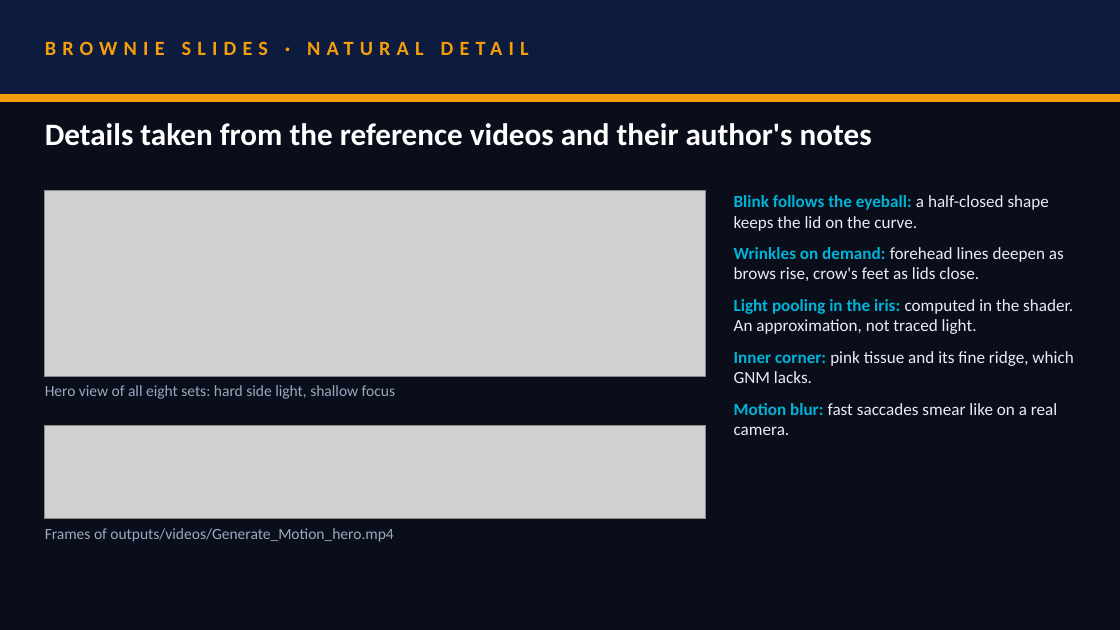
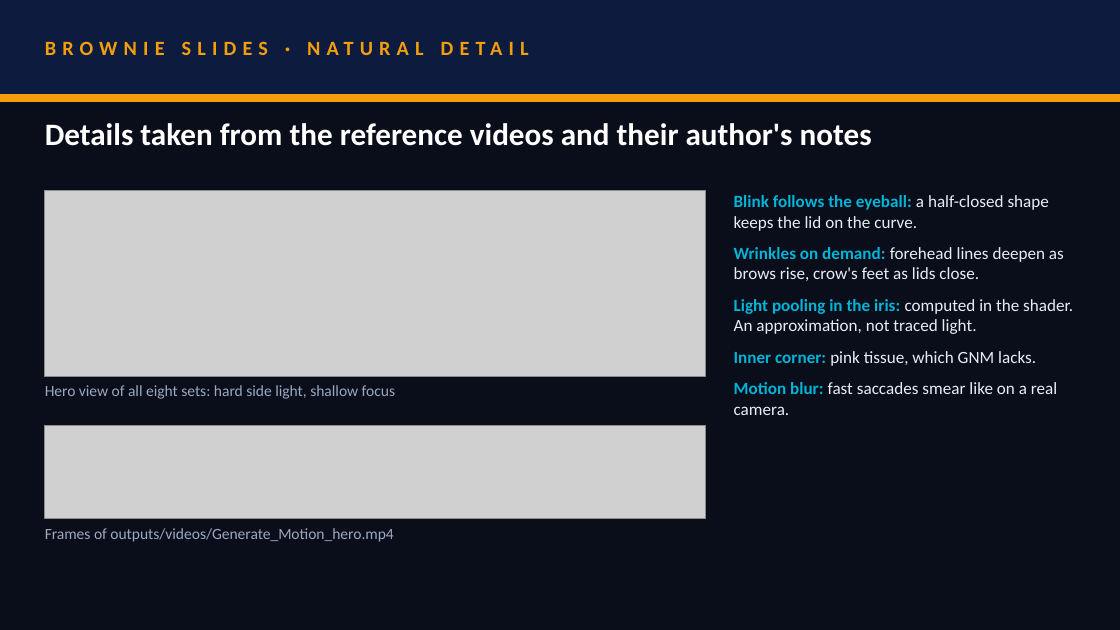
Before and after one commit to akshat333-debug/TrueGaze, a slide deck: slide 12 of VITVellore_ZeroDrift.pptx. Drawn at 1120x630 pixels with LibreOffice and Linux fonts; fonts in the diff are those of the drawing; grey boxes stand for pictures. Boxes give left, top, right and bottom in pixels: in the first picture for what was removed or moved away, otherwise in the second. Text is boxed around its words. In the diff, an @@ line names an element or a change of style, - is before the commit and + after.

```diff
--- a/VITVellore_ZeroDrift.pptx
+++ b/VITVellore_ZeroDrift.pptx
@@ text at (x1=734, y1=351, x2=1036, y2=366): text changed @@
-Inner corner: pink tissue and its fine ridge, which GNM lacks.
+Inner corner: pink tissue, which GNM lacks.
```
Also in this commit, not shown: 3 other slides changed, 6 other files.
